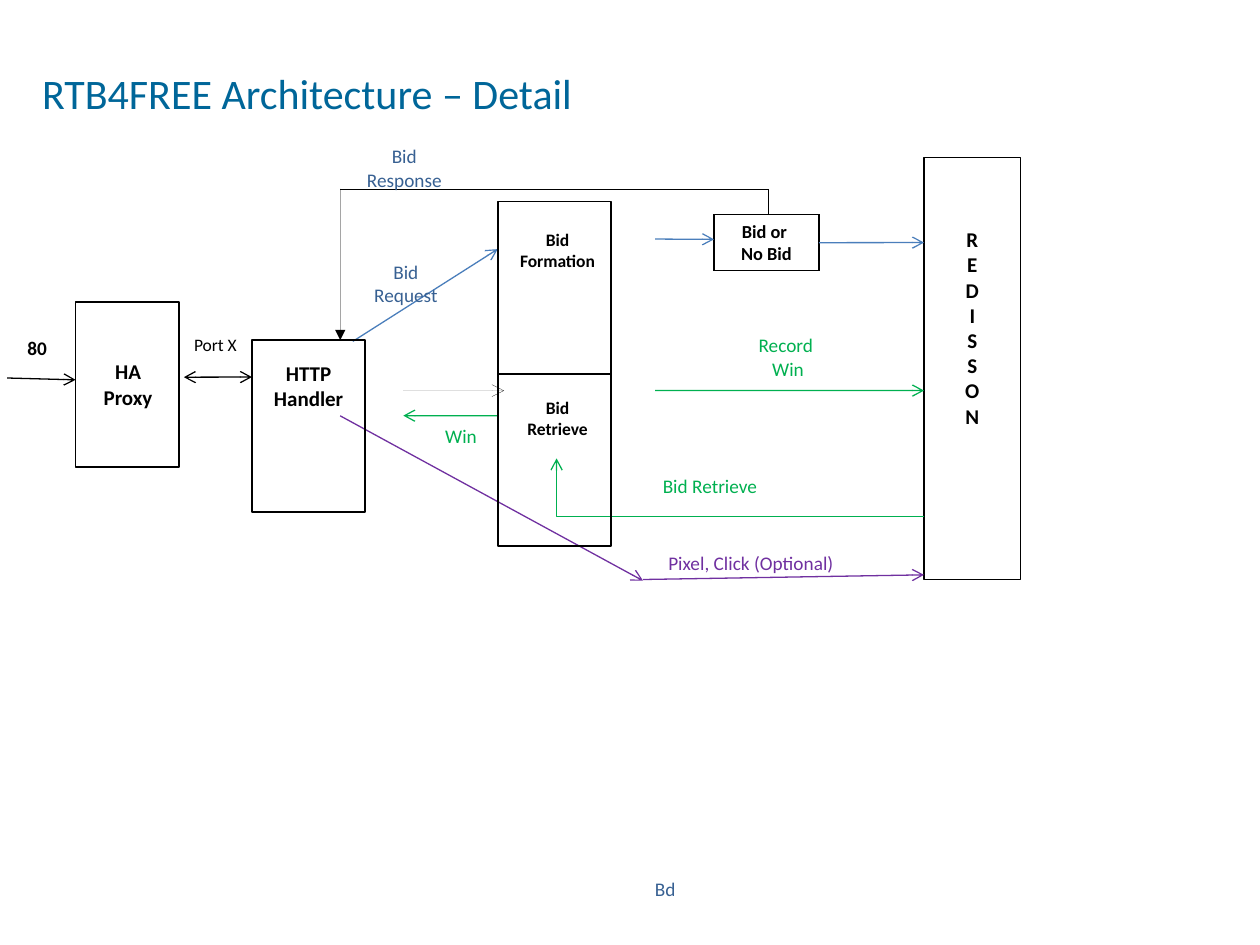
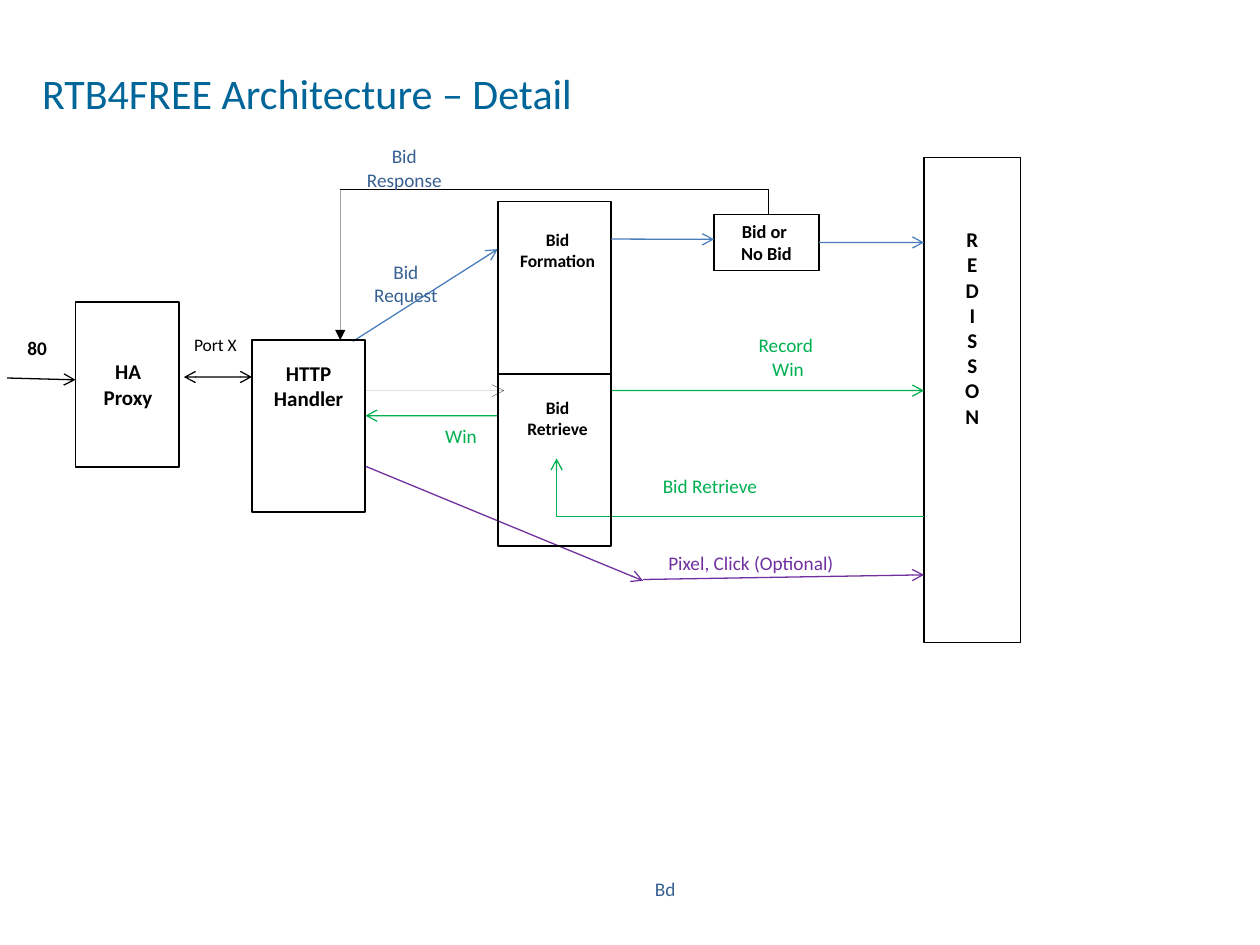
Before and after one commit to benmfaul/XRTB, a slide deck: slide 3 of www/arch/RTB_architecture_mod3.odp. Drawn at 1260x945 pixels with LibreOffice and Linux fonts; fonts in the diff are those of the drawing. Boxes give left, top, right and bottom in pixels: in the first picture for what was removed or moved away, otherwise in the second. Text is boxed around its words. In the diff, an @@ line names an element or a change of style, - is before the commit and + after.

```diff
--- a/www/arch/RTB_architecture_mod3.odp
+++ b/www/arch/RTB_architecture_mod3.odp
@@ rectangle "R" resized from (x1=924, y1=158, x2=1021, y2=580) to (x1=924, y1=158, x2=1021, y2=643) @@
@@ arrow moved from (655, 239) - (714, 239) to (611, 239) - (714, 239) @@
@@ arrow moved from (403, 391) - (504, 391) to (365, 391) - (504, 391) @@
@@ arrow moved from (403, 416) - (498, 416) to (365, 416) - (498, 416) @@
@@ arrow moved from (655, 391) - (924, 391) to (611, 391) - (924, 391) @@
@@ arrow moved from (340, 416) - (643, 581) to (365, 466) - (643, 581) @@
```
Also in this commit, not shown: 1 other slide changed, 4 other files.
